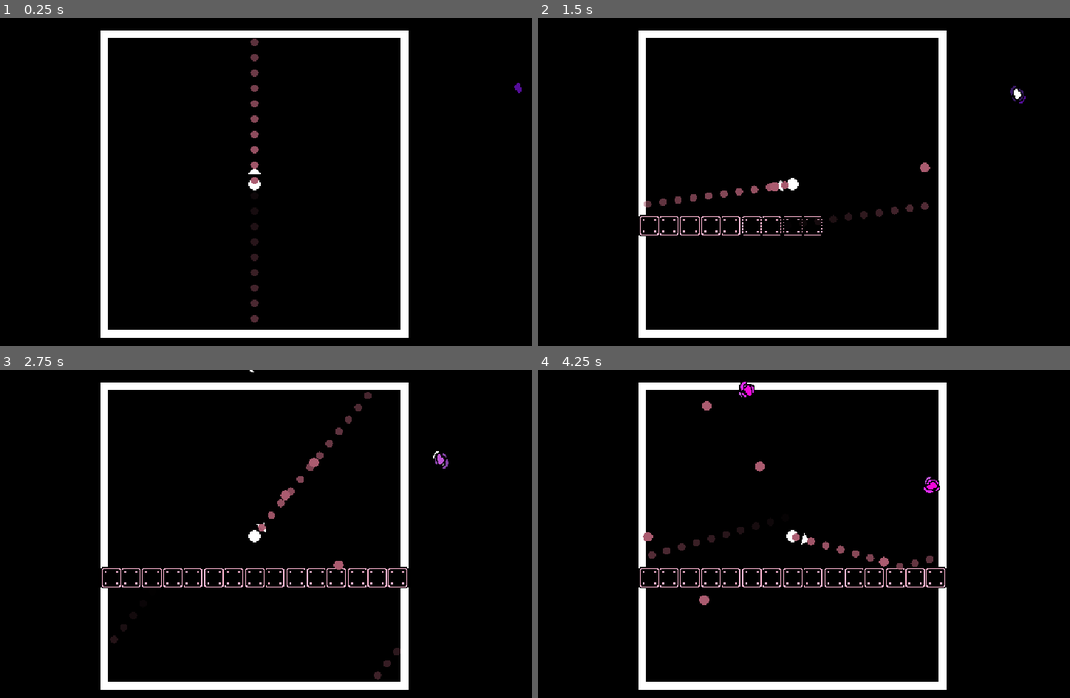
Above: before the commit, frames 1-4 (two rows, left to right).
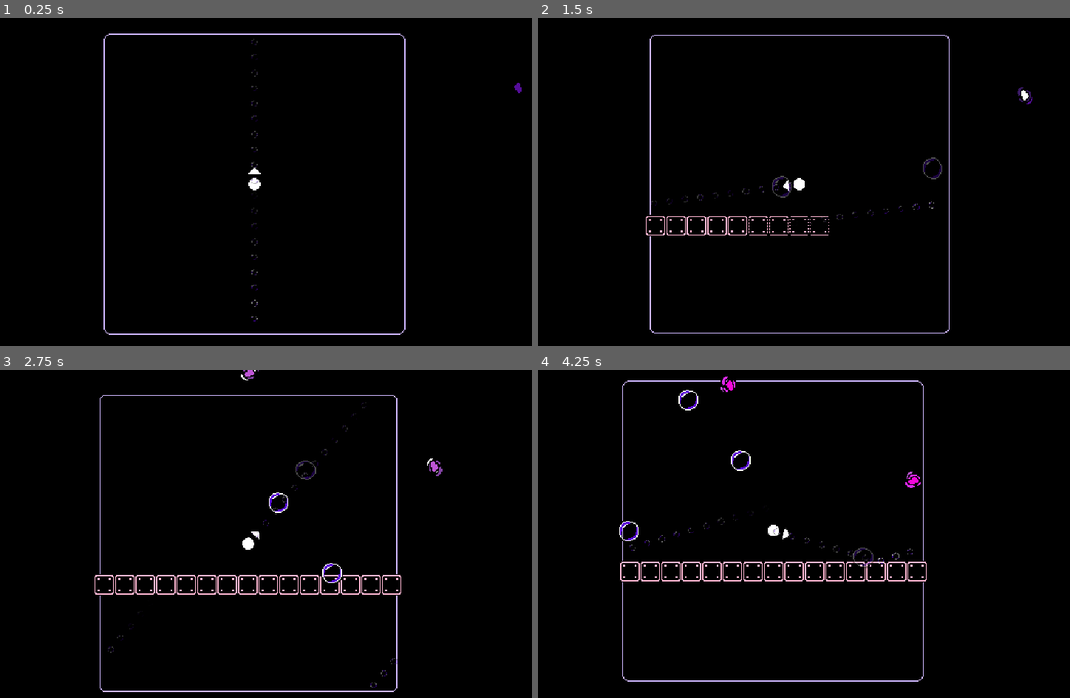
Above: after the commit, the same moments.

Repository: JeppeLindberg/dream_catcher
Game: Godot game, scene res://scenes/main.tscn
Two runs of this game, one before a commit and one after it. Both use one fixed random seed, a clock stepped at 60 frames per second and the inputs below.
Inputs (mouse positions are in pixels of both pictures, inside the frame that each line leads up to):
- Up to frame 1 (0.25 s): no input
- Up to frame 2 (1.5 s): move the mouse to (921, 168) at 0.52 s; click (921, 168) at 0.6 s; move the mouse to (676, 201) at 1.27 s; click (676, 201) at 1.35 s
- Up to frame 3 (2.75 s): move the mouse to (313, 461) at 2.02 s; click (313, 461) at 2.1 s
- Up to frame 4 (4.25 s): move the mouse to (761, 602) at 2.77 s; click (761, 602) at 2.85 s; move the mouse to (968, 586) at 3.52 s; click (968, 586) at 3.6 s

The runs differ from the first frame. In frame 1, 5.8% of the frame differs, in the area x 18-77%, y 3-98%; in frame 2, 6.9%; in frame 3, 8.3%; in frame 4, 8.5%, in the area x 15-77%, y 2-98%.

Commit message:
progress

Diff:
--- a/prefabs/bullet.tscn
+++ b/prefabs/bullet.tscn
@@ -1,21 +1,20 @@
 [gd_scene load_steps=4 format=3 uid="uid://b00volwc6gtfy"]
 
 [ext_resource type="Script" uid="uid://c6rpr6ssfj2sf" path="res://scripts/bullet.gd" id="1_lv25w"]
-[ext_resource type="Texture2D" uid="uid://bpilfhpdq63ki" path="res://sprites/circle.png" id="2_7rc6x"]
+[ext_resource type="PackedScene" uid="uid://c728eyowbi8vc" path="res://prefabs/sprite_prefabs/bullet_sprite.tscn" id="2_lv25w"]
 
 [sub_resource type="CircleShape2D" id="CircleShape2D_lv25w"]
 radius = 4.12311
 
-[node name="bullet" type="Area2D" node_paths=PackedStringArray("shape")]
+[node name="bullet" type="Area2D" node_paths=PackedStringArray("shape", "sprite")]
+z_index = 1
 script = ExtResource("1_lv25w")
 wall_layer = 2
 speed = 150.0
 shape = NodePath("shape")
+sprite = NodePath("sprite")
 
-[node name="sprite" type="Sprite2D" parent="."]
-self_modulate = Color(0.664831, 0.357147, 0.435798, 1)
-scale = Vector2(0.0931655, 0.0931655)
-texture = ExtResource("2_7rc6x")
+[node name="sprite" parent="." instance=ExtResource("2_lv25w")]
 
 [node name="shape" type="CollisionShape2D" parent="."]
 shape = SubResource("CircleShape2D_lv25w")
--- a/prefabs/bullet_preview.tscn
+++ b/prefabs/bullet_preview.tscn
@@ -1,22 +1,21 @@
 [gd_scene load_steps=4 format=3 uid="uid://djxby67twl11m"]
 
 [ext_resource type="Script" uid="uid://c6rpr6ssfj2sf" path="res://scripts/bullet.gd" id="1_2aem1"]
-[ext_resource type="Texture2D" uid="uid://bpilfhpdq63ki" path="res://sprites/circle.png" id="2_nwreb"]
+[ext_resource type="PackedScene" uid="uid://c728eyowbi8vc" path="res://prefabs/sprite_prefabs/bullet_sprite.tscn" id="2_2aem1"]
 
 [sub_resource type="CircleShape2D" id="CircleShape2D_lv25w"]
 radius = 4.12311
 
-[node name="bullet" type="Area2D" node_paths=PackedStringArray("shape")]
+[node name="bullet" type="Area2D" node_paths=PackedStringArray("shape", "sprite")]
 script = ExtResource("1_2aem1")
 wall_layer = 2
 speed = 100.0
 shape = NodePath("shape")
 preview = true
+sprite = NodePath("sprite")
 
-[node name="sprite" type="Sprite2D" parent="."]
-self_modulate = Color(0.664831, 0.357147, 0.435798, 1)
-scale = Vector2(0.074, 0.074)
-texture = ExtResource("2_nwreb")
+[node name="sprite" parent="." instance=ExtResource("2_2aem1")]
+scale = Vector2(0.3, 0.3)
 
 [node name="shape" type="CollisionShape2D" parent="."]
 shape = SubResource("CircleShape2D_lv25w")
--- /dev/null
+++ b/prefabs/sprite_prefabs/bullet_sprite.tscn
@@ -0,0 +1,30 @@
+[gd_scene load_steps=6 format=3 uid="uid://c728eyowbi8vc"]
+
+[ext_resource type="Texture2D" uid="uid://deee2tcetnlon" path="res://sprites/bubble_0000.png" id="1_a85qk"]
+[ext_resource type="Texture2D" uid="uid://dim7fehf505h5" path="res://sprites/bubble_0001.png" id="2_dgxxo"]
+[ext_resource type="Texture2D" uid="uid://ccklkslaj3e7s" path="res://sprites/bubble_0002.png" id="3_5b8at"]
+[ext_resource type="Texture2D" uid="uid://7k7266e3o61v" path="res://sprites/bubble_0003.png" id="4_qgtbw"]
+
+[sub_resource type="SpriteFrames" id="SpriteFrames_6jtdi"]
+animations = [{
+"frames": [{
+"duration": 1.0,
+"texture": ExtResource("1_a85qk")
+}, {
+"duration": 1.0,
+"texture": ExtResource("2_dgxxo")
+}, {
+"duration": 1.0,
+"texture": ExtResource("3_5b8at")
+}, {
+"duration": 1.0,
+"texture": ExtResource("4_qgtbw")
+}],
+"loop": true,
+"name": &"default",
+"speed": 5.0
+}]
+
+[node name="sprite" type="AnimatedSprite2D"]
+texture_filter = 1
+sprite_frames = SubResource("SpriteFrames_6jtdi")
--- /dev/null
+++ b/prefabs/sprite_prefabs/corner.tscn
@@ -0,0 +1,32 @@
+[gd_scene load_steps=6 format=3 uid="uid://co5rttyyegvkt"]
+
+[ext_resource type="Texture2D" uid="uid://6j2i5iqv07xj" path="res://sprites/corner_0000.png" id="1_wv86w"]
+[ext_resource type="Texture2D" uid="uid://c1bwt8ehqk355" path="res://sprites/corner_0001.png" id="2_nnxaj"]
+[ext_resource type="Texture2D" uid="uid://dhmf75vr72y6v" path="res://sprites/corner_0002.png" id="3_outi8"]
+[ext_resource type="Texture2D" uid="uid://cftm52bel5k05" path="res://sprites/corner_0003.png" id="4_1aabq"]
+
+[sub_resource type="SpriteFrames" id="SpriteFrames_gqmmt"]
+animations = [{
+"frames": [{
+"duration": 1.0,
+"texture": ExtResource("1_wv86w")
+}, {
+"duration": 1.0,
+"texture": ExtResource("2_nnxaj")
+}, {
+"duration": 1.0,
+"texture": ExtResource("3_outi8")
+}, {
+"duration": 1.0,
+"texture": ExtResource("4_1aabq")
+}],
+"loop": true,
+"name": &"default",
+"speed": 1.0
+}]
+
+[node name="top_left" type="AnimatedSprite2D"]
+z_index = -1
+texture_filter = 1
+sprite_frames = SubResource("SpriteFrames_gqmmt")
+autoplay = "default"
--- /dev/null
+++ b/prefabs/sprite_prefabs/outer_wall.tscn
@@ -0,0 +1,33 @@
+[gd_scene load_steps=6 format=3 uid="uid://de11xcsixo631"]
+
+[ext_resource type="Texture2D" uid="uid://5juwxhwf8kxj" path="res://sprites/outer_wall_0000.png" id="1_agg3a"]
+[ext_resource type="Texture2D" uid="uid://lsc4efygwm5n" path="res://sprites/outer_wall_0001.png" id="2_odmir"]
+[ext_resource type="Texture2D" uid="uid://df4vyeadn3ws3" path="res://sprites/outer_wall_0002.png" id="3_r2b5l"]
+[ext_resource type="Texture2D" uid="uid://3xaojqycs3ep" path="res://sprites/outer_wall_0003.png" id="4_tpetr"]
+
+[sub_resource type="SpriteFrames" id="SpriteFrames_yc10j"]
+animations = [{
+"frames": [{
+"duration": 1.0,
+"texture": ExtResource("1_agg3a")
+}, {
+"duration": 1.0,
+"texture": ExtResource("2_odmir")
+}, {
+"duration": 1.0,
+"texture": ExtResource("3_r2b5l")
+}, {
+"duration": 1.0,
+"texture": ExtResource("4_tpetr")
+}],
+"loop": true,
+"name": &"default",
+"speed": 1.0
+}]
+
+[node name="left" type="AnimatedSprite2D"]
+z_index = -1
+texture_filter = 1
+scale = Vector2(1, 15)
+sprite_frames = SubResource("SpriteFrames_yc10j")
+autoplay = "default"
--- a/scenes/main.tscn
+++ b/scenes/main.tscn
@@ -1,14 +1,19 @@
-[gd_scene load_steps=10 format=3 uid="uid://b00cd2indxrbc"]
+[gd_scene load_steps=15 format=3 uid="uid://b00cd2indxrbc"]
 
 [ext_resource type="Texture2D" uid="uid://c3e0ky53oyo36" path="res://sprites/white.png" id="1_o5qli"]
 [ext_resource type="PackedScene" uid="uid://2dg0etc2tjkj" path="res://prefabs/player.tscn" id="1_o6xl0"]
 [ext_resource type="Script" uid="uid://d01ktcxcd3p5t" path="res://scripts/world.gd" id="1_tipki"]
 [ext_resource type="Script" uid="uid://cb827swstlrut" path="res://scripts/stage.gd" id="3_85g3d"]
 [ext_resource type="PackedScene" uid="uid://c7ghtcr6g2eya" path="res://prefabs/wall.tscn" id="5_o6xl0"]
+[ext_resource type="PackedScene" uid="uid://de11xcsixo631" path="res://prefabs/sprite_prefabs/outer_wall.tscn" id="6_a8y0u"]
 [ext_resource type="PackedScene" uid="uid://t3uonexf6o8f" path="res://prefabs/border.tscn" id="6_tefeu"]
+[ext_resource type="PackedScene" uid="uid://co5rttyyegvkt" path="res://prefabs/sprite_prefabs/corner.tscn" id="6_trceg"]
 [ext_resource type="PackedScene" uid="uid://dqdpse8x6qnqy" path="res://prefabs/dream.tscn" id="7_tipki"]
 [ext_resource type="PackedScene" uid="uid://b3hqfv650qq4d" path="res://prefabs/spawner.tscn" id="9_85g3d"]
+[ext_resource type="Script" uid="uid://d2q61ebtadx2k" path="res://scripts/mouse_follower.gd" id="10_choun"]
+[ext_resource type="Script" uid="uid://b3e2mjvbh2d31" path="res://scripts/camera.gd" id="10_ya4ey"]
 [ext_resource type="Script" uid="uid://denyvxuwt1778" path="res://scripts/debug.gd" id="11_ya4ey"]
+[ext_resource type="Script" uid="uid://7c2imhkfl4j6" path="res://scripts/shoot_feedback.gd" id="12_eb6dy"]
 
 [node name="main" type="Node2D"]
 
@@ -18,8 +23,9 @@
 
 [node name="entities" type="Node2D" parent="world"]
 
-[node name="player" parent="world/entities" node_paths=PackedStringArray("camera") instance=ExtResource("1_o6xl0")]
+[node name="player" parent="world/entities" node_paths=PackedStringArray("camera", "shoot_feedback") instance=ExtResource("1_o6xl0")]
 camera = NodePath("../../../camera")
+shoot_feedback = NodePath("../../../camera_nodes/shoot_feedback")
 
 [node name="stage_1" type="Node2D" parent="world/entities"]
 visible = false
@@ -153,15 +159,37 @@
 scale = Vector2(144.126, 55.6354)
 texture = ExtResource("1_o5qli")
 
-[node name="background" type="Sprite2D" parent="world/static"]
-z_index = -1
-scale = Vector2(3, 3)
-texture = ExtResource("1_o5qli")
-
-[node name="2" type="Sprite2D" parent="world/static/background"]
-modulate = Color(0, 0, 0, 1)
-scale = Vector2(0.95, 0.95)
-texture = ExtResource("1_o5qli")
+[node name="borders" type="Node2D" parent="world/static"]
+
+[node name="left" parent="world/static/borders" instance=ExtResource("6_a8y0u")]
+position = Vector2(-145.5, 0)
+
+[node name="top" parent="world/static/borders" instance=ExtResource("6_a8y0u")]
+position = Vector2(0, -145.5)
+rotation = 1.5708
+
+[node name="right" parent="world/static/borders" instance=ExtResource("6_a8y0u")]
+position = Vector2(145.5, 0)
+rotation = 3.14159
+
+[node name="bottom" parent="world/static/borders" instance=ExtResource("6_a8y0u")]
+position = Vector2(0, 145.5)
+rotation = 4.71239
+
+[node name="top_left" parent="world/static/borders" instance=ExtResource("6_trceg")]
+position = Vector2(-143, -143)
+
+[node name="top_right" parent="world/static/borders" instance=ExtResource("6_trceg")]
+position = Vector2(143, -143)
+rotation = 1.57079
+
+[node name="bottom_right" parent="world/static/borders" instance=ExtResource("6_trceg")]
+position = Vector2(143, 143)
+rotation = 3.14159
+
+[node name="bottom_left" parent="world/static/borders" instance=ExtResource("6_trceg")]
+position = Vector2(-143, 143)
+rotation = 4.71238
 
 [node name="border" parent="world/static" instance=ExtResource("6_tefeu")]
 position = Vector2(0, -147)
@@ -206,4 +234,15 @@
 grow_vertical = 2
 script = ExtResource("11_ya4ey")
 
-[node name="camera" type="Camera2D" parent="."]
+[node name="camera" type="Camera2D" parent="." node_paths=PackedStringArray("mouse_follower", "shoot_feedback")]
+script = ExtResource("10_ya4ey")
+mouse_follower = NodePath("../camera_nodes/mouse_follower")
+shoot_feedback = NodePath("../camera_nodes/shoot_feedback")
+
+[node name="camera_nodes" type="Node2D" parent="."]
+
+[node name="mouse_follower" type="Node2D" parent="camera_nodes"]
+script = ExtResource("10_choun")
+
+[node name="shoot_feedback" type="Node2D" parent="camera_nodes"]
+script = ExtResource("12_eb6dy")
--- a/scripts/bullet.gd
+++ b/scripts/bullet.gd
@@ -6,13 +6,16 @@
 @export var speed: float
 @export var shape: CollisionShape2D
 @export var preview = false
-@export var preview_lifetime = 20.0
+@export var preview_lifetime = 20.
+@export var sprite: AnimatedSprite2D
 
 @onready var debug = get_node('/root/main/canvas_layer/debug')
 @onready var collector = get_node('/root/main/world/entities/player/collector')
 
 var lifetime = 0.0
 var collecting = false
+var can_collect = false
+var health = 3
 
 
 func _ready() -> void:
@@ -31,9 +34,15 @@
 var pending_warp = Vector2.ZERO
 
 func pass_time(delta: float):
+	var alpha = 1.0
+
 	lifetime += delta
 	if preview:
-		modulate = Color(modulate.r,modulate.g, modulate.b, inverse_lerp(preview_lifetime, 0.0, lifetime))
+		alpha *= inverse_lerp(preview_lifetime, 0.0, lifetime)
+
+	var frame_count = sprite.sprite_frames.get_frame_count('default')
+	var frame_speed = sprite.sprite_frames.get_animation_speed('default')
+	sprite.set_frame_and_progress(int(lifetime * frame_speed) % frame_count, floor(lifetime * frame_speed))
 
 	var remaining_distance = speed * delta
 	if preview:
@@ -53,6 +62,11 @@
 		if remaining_distance <= 0.0:
 			break
 
+	if not can_collect:
+		alpha *= 0.3
+
+	modulate = Color(modulate.r,modulate.g, modulate.b, alpha)
+
 func get_next_pos(pos_from, pos_to):
 	var space_state = get_world_2d().direct_space_state
 	var ray = PhysicsRayQueryParameters2D.new()
@@ -69,6 +83,12 @@
 			visible = false
 			return pos_to
 
+		can_collect = true
+		health -= 1
+		if health <= 0:
+			queue_free()
+			return pos_to
+
 		if collision['collider'].is_in_group('border'):
 			pending_warp = collision['collider'].warp_delta
 			return collision['position']
@@ -81,11 +101,13 @@
 func _on_area_entered(area:Area2D) -> void:
 	if collecting:
 		return
-
 	if preview:
+		return
+	if not can_collect:
 		return
 
 	if area.is_in_group('dream'):
+		global_position = area.global_position
 		collector.collect([self, area])
 
 func start_collecting():
--- /dev/null
+++ b/scripts/camera.gd
@@ -0,0 +1,9 @@
+extends Camera2D
+
+@onready var main = get_node('/root/main')
+@export var mouse_follower:Node2D
+@export var shoot_feedback: Node2D
+
+
+func _process(_delta: float) -> void:
+	global_position = ((main.global_position * 0.0) + (mouse_follower.global_position * 0.5) + (shoot_feedback.global_position * 9.5)) / 10.0
--- /dev/null
+++ b/scripts/mouse_follower.gd
@@ -0,0 +1,5 @@
+extends Node2D
+
+func _input(event: InputEvent) -> void:
+	if event is InputEventMouse:
+		global_position = get_viewport().get_screen_transform()* get_viewport().get_canvas_transform().affine_inverse() * event.position
--- a/scripts/player.gd
+++ b/scripts/player.gd
@@ -3,6 +3,7 @@
 @export var camera: Camera2D
 @export var gun: Node2D
 @export var effects: Node2D
+@export var shoot_feedback: Node2D
 @export var bullet: PackedScene
 @export var preview_bullet: PackedScene
 @export var happy_effect: PackedScene
@@ -24,6 +25,7 @@
 		entities.add_child(new_bullet)
 		new_bullet.global_position = global_position
 		new_bullet.direction = gun.global_transform.x
+		shoot_feedback.move_direction(-gun.global_transform.x)
 
 	for i in range(20):
 		var new_preview_bullet = preview_bullet.instantiate()
--- /dev/null
+++ b/scripts/shoot_feedback.gd
@@ -0,0 +1,26 @@
+extends Node2D
+
+@export var impact_magnitude = 500.0
+@export var impact_duration = 0.01
+@export var move_back_speed = 20.0
+
+var directions = []
+var times = []
+
+var lifetime = 0.0
+
+func _process(delta: float) -> void:
+	lifetime += delta
+	for direction in directions:
+		global_position += direction.normalized() * impact_magnitude * delta
+	for i in range(len(times) -1, -1, -1):
+		if times[i]+impact_duration < lifetime:
+			times.remove_at(i)
+			directions.remove_at(i)
+
+	global_position = global_position.move_toward(Vector2.ZERO,move_back_speed*delta)
+
+func move_direction(direction):
+	print(direction)
+	directions.append(direction.normalized() + Vector2.UP.rotated(deg_to_rad(randf() * 360.0)) * 0.5)
+	times.append(lifetime)
--- a/scripts/wall.gd
+++ b/scripts/wall.gd
@@ -37,7 +37,6 @@
 func despawn():
 	shape.disabled = true
 	sprite.play('despawn')
-	print(sprite.animation)
 
 func _on_sprite_animation_finished() -> void:
 	if sprite.animation == 'spawn':
--- a/scripts/world.gd
+++ b/scripts/world.gd
@@ -6,12 +6,11 @@
 
 var next_stage_timer = 0.0
 var stage_queue = []
-var first_stage = true
-var current_stage = 0
+var current_stage = -1
 
 
 func _ready() -> void:
-	stage_queue = range(len(stages))
+	stage_queue = [0]
 	next_stage_timer = 1.0
 	for stage in stages:
 		stage.visible = true;
@@ -23,7 +22,7 @@
 		var prev_stage = current_stage
 		current_stage = stage_queue.pop_front()
 
-		if not first_stage:
+		if prev_stage != -1:
 			stages[prev_stage].deactivate()
 		stages[current_stage].activate()
 
@@ -32,8 +31,4 @@
 			stage_queue.erase(current_stage)
 			stage_queue.shuffle()
 
-		if first_stage:
-			stage_queue.shuffle()
-
 		next_stage_timer -= 1.0
-		first_stage = false
Not shown, added: scripts/camera.gd.uid
Not shown, added: scripts/mouse_follower.gd.uid
Not shown, added: scripts/shoot_feedback.gd.uid
Binary file added: sprites/bubble_0000.png
Not shown, added: sprites/bubble_0000.png.import
Binary file added: sprites/bubble_0001.png
Not shown, added: sprites/bubble_0001.png.import
Binary file added: sprites/bubble_0002.png
Not shown, added: sprites/bubble_0002.png.import
Binary file added: sprites/bubble_0003.png
Not shown, added: sprites/bubble_0003.png.import
Binary file added: sprites/corner_0000.png
(and 20 more such lines)
